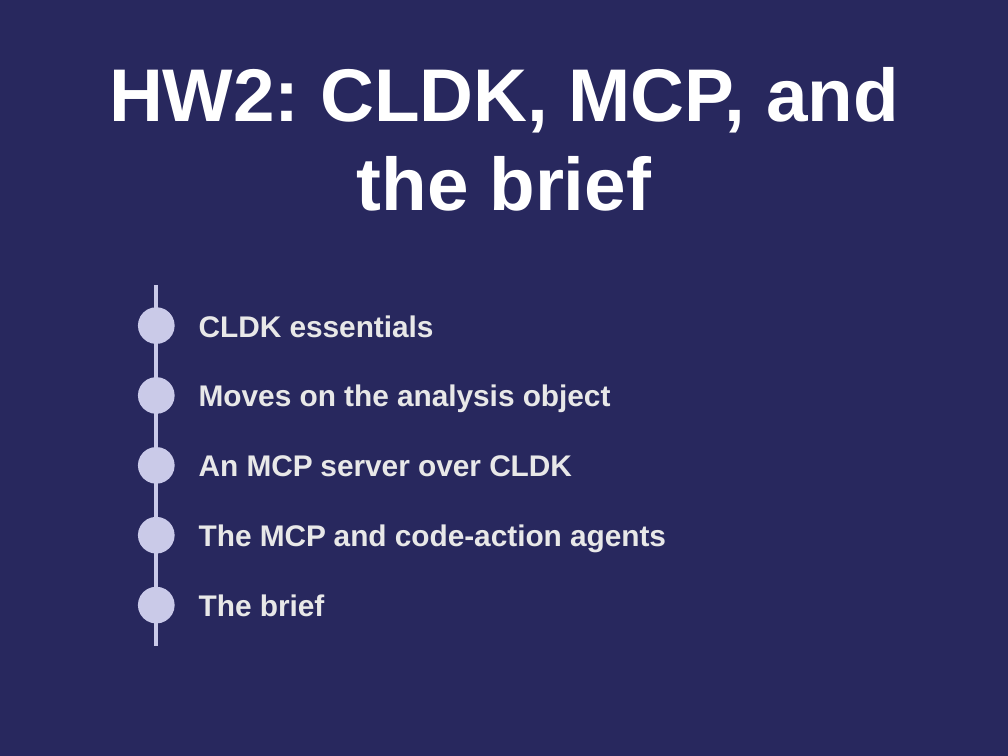
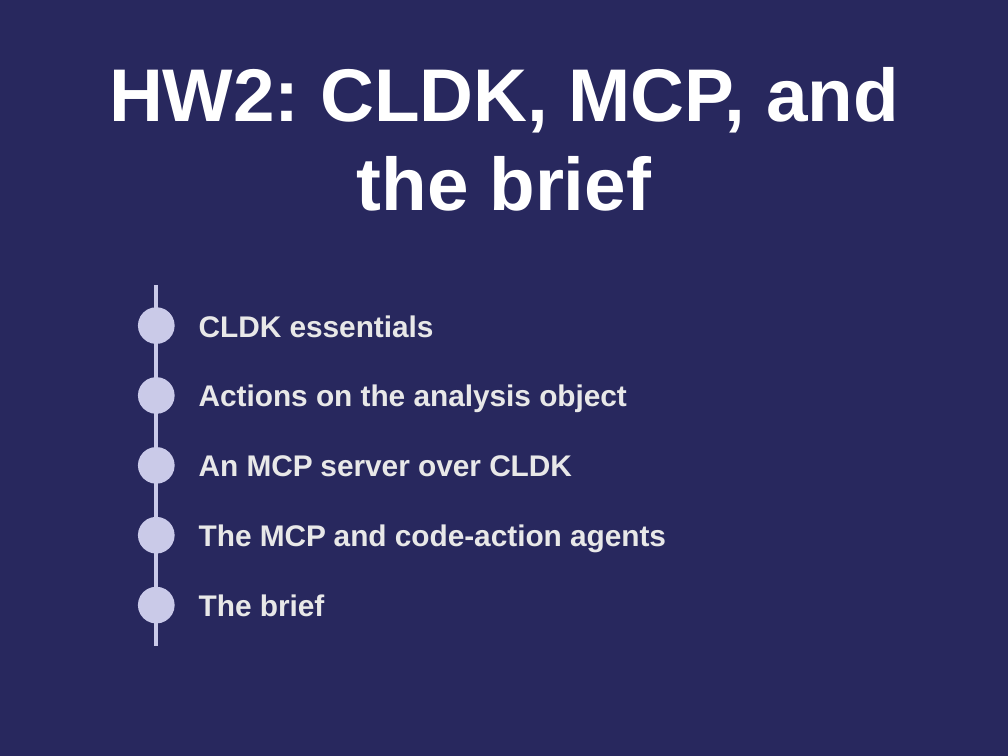
Before and after one commit to comse6998-019/lectures, a slide deck: slide 2 of lecture-6--2026-10-16/lecture6-hw2.pptx. Drawn at 1008x756 pixels with LibreOffice and Linux fonts; fonts in the diff are those of the drawing; background and template pictures are left out. Boxes give left, top, right and bottom in pixels: in the first picture for what was removed or moved away, otherwise in the second. Text is boxed around its words. In the diff, an @@ line names an element or a change of style, - is before the commit and + after.

Commit message:
Lecture 6: HW2 deck: Action 1 to 4 as in the notebook, action 3 quoted from the notebook again
The notebook now labels its callers count by the helper, so item 2.3 quotes the action 3 cell of cldk-mcp.ipynb instead of
captures/move3.py, which is removed, and capture.py splits that cell's output into callees.txt and callers.txt again. The
titles of items 2.1 to 2.4, the divider and the route row say Action and Actions, following Rahul's notebook edit. Recaptured
headless on 2026-10-16: every capture byte-identical but the warm attach, 7 s against 9 s. 67 slides, geometry unchanged.

```diff
--- a/lecture-6--2026-10-16/lecture6-hw2.pptx
+++ b/lecture-6--2026-10-16/lecture6-hw2.pptx
@@ text at (199,384,627,412): text changed @@
-Moves on the analysis object
+Actions on the analysis object
```
Also in this commit, not shown: 19 other slides changed, 7 other files.
